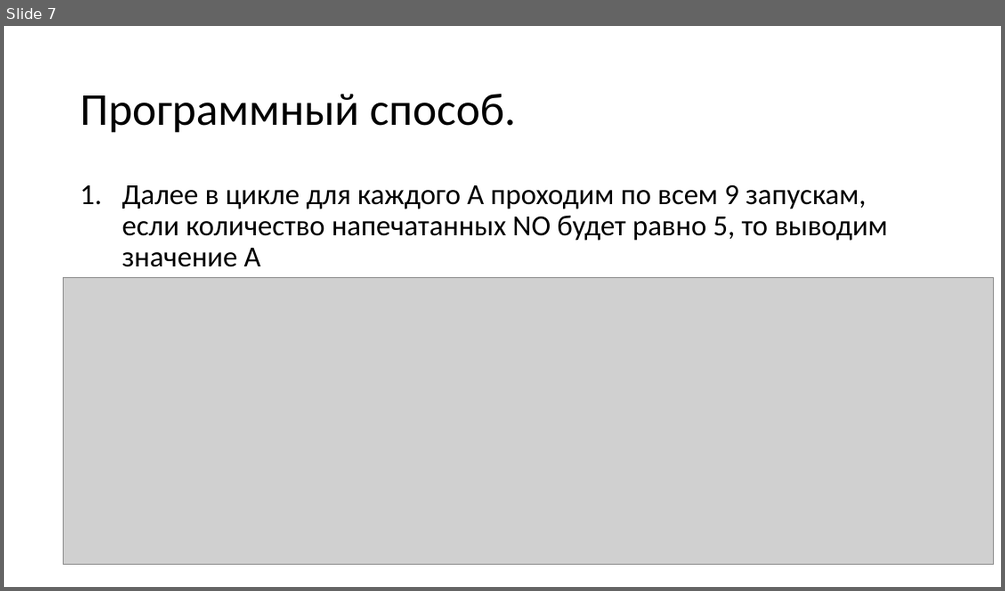
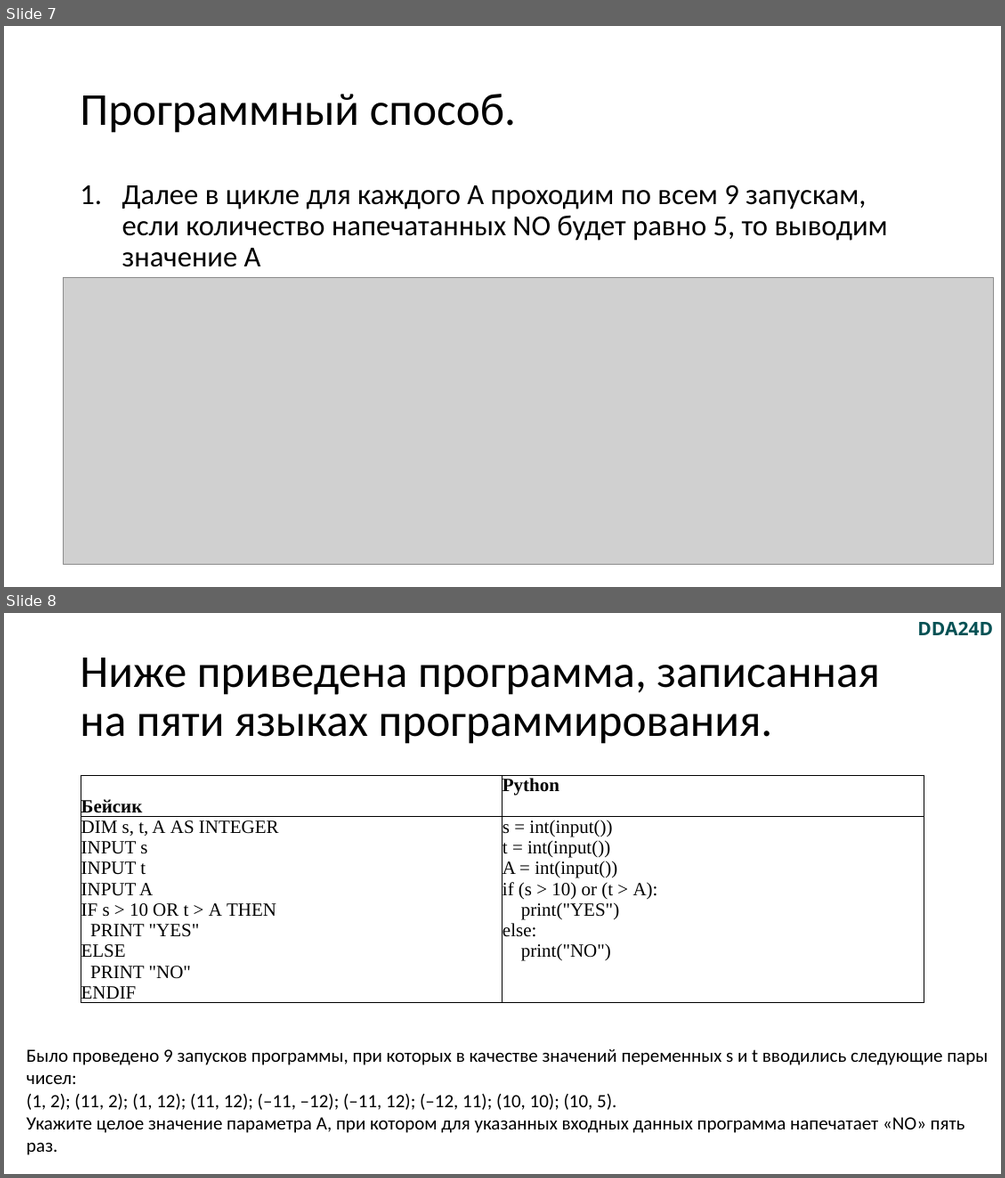
Before and after one commit to Grigoriy1988/OGE-2025-2026, a slide deck: 06/Ниже приведена программа, записанная на пяти языках.pptx. Shown one above the other, each under a label of ours: slide 7 before the commit, slides 7 and 8 after it. The pictures are 1005x591 and 1005x1178 pixels, drawn with LibreOffice and Linux fonts; fonts in the diff are those of the drawing; grey boxes stand for pictures. Boxes give left, top, right and bottom in pixels: in the first picture for what was removed or moved away, otherwise in the second. Text is boxed around its words. In the diff, an @@ line names an element or a change of style, - is before the commit and + after.

```diff
--- a/06/Ниже приведена программа, записанная на пяти языках.pptx
+++ b/06/Ниже приведена программа, записанная на пяти языках.pptx
@@ slide 8 added at box(4, 613, 1001, 1174), background #FFFFFF @@
@@ text added at box(917, 621, 993, 635), 18 pt, text #055154, bold @@
+DDA24D
@@ title added at box(80, 657, 880, 744), 44 pt, text #000000 @@
+Ниже приведена программа, записанная на пяти языках программирования.
@@ table added at box(81, 775, 923, 1022), 2 rows, 2 columns @@
+Бейсик | Python
+DIM s, t, A AS INTEGER / INPUT s / INPUT t / INPUT A / IF s > 10 OR t > А THEN / PRINT "YES" / ELSE / PRINT "NO" / ENDIF | s = int(input()) / t = int(input()) / A = int(input()) / if (s > 10) or (t > А): / print("YES") / else: / print("NO")
@@ text added at box(26, 1049, 987, 1155), 18 pt, text #000000 @@
+Было проведено 9 запусков программы, при которых в качестве значений переменных s и t вводились следующие пары чисел:
+(1, 2); (11, 2); (1, 12); (11, 12); (–11, –12); (–11, 12); (–12, 11); (10, 10); (10, 5).
+Укажите целое значение параметра А, при котором для указанных входных данных программа напечатает «NO» пять раз.
```
Also in this commit, not shown: 1 slide changed, 7 other slides added, 4 other files.
